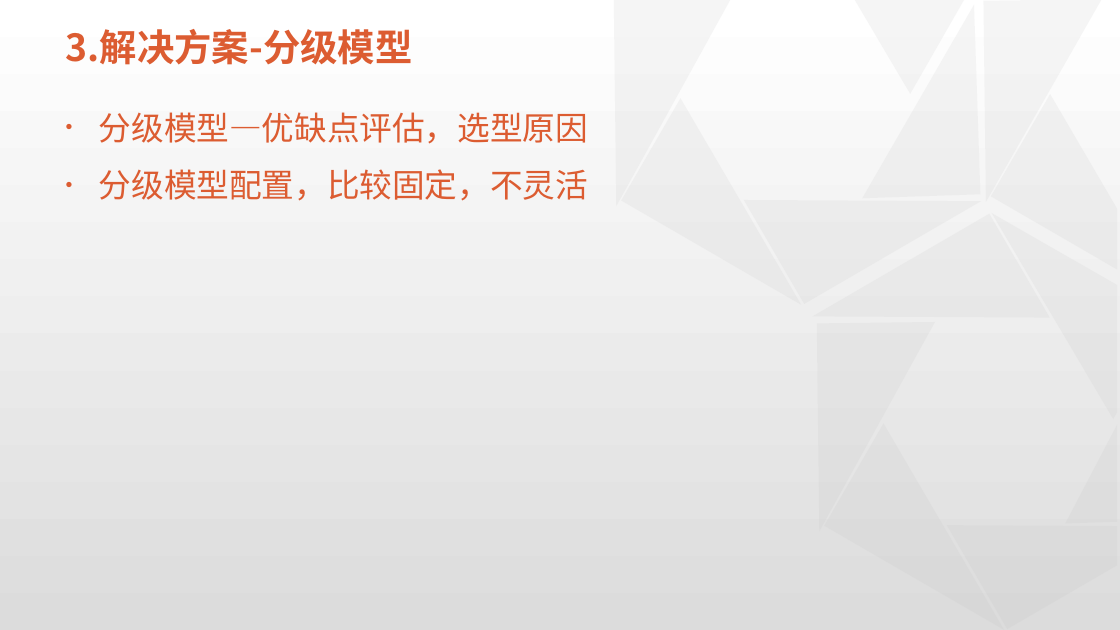
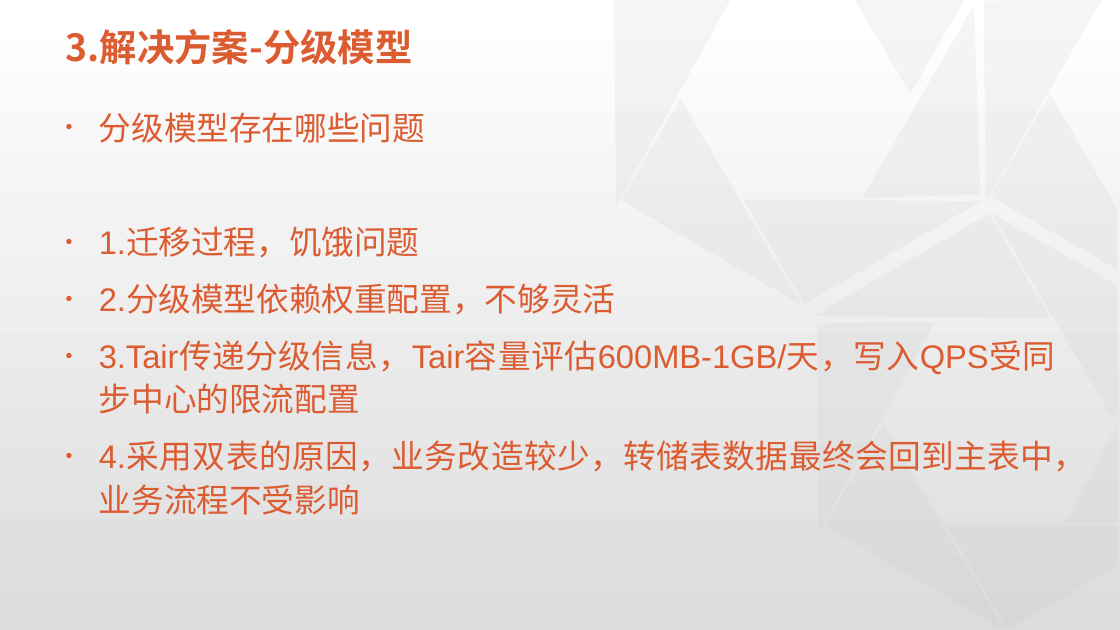
Before and after one commit to physicsLoveJava/java-miscellaneous, a slide deck: slide 14 of tech-interview/a-task/实习总结终板.pptx. Drawn at 1120x630 pixels with LibreOffice and Linux fonts; fonts in the diff are those of the drawing; background and template pictures are left out. Boxes give left, top, right and bottom in pixels: in the first picture for what was removed or moved away, otherwise in the second. Text is boxed around its words. In the diff, an @@ line names an element or a change of style, - is before the commit and + after.

Commit message:
update pptx

```diff
--- a/tech-interview/a-task/实习总结终板.pptx
+++ b/tech-interview/a-task/实习总结终板.pptx
@@ text at (99,112,1087,515): text changed @@
-• 分级模型—优缺点评估，选型原因
-• 分级模型配置，比较固定，不灵活
+• 分级模型存在哪些问题
+• 1.迁移过程，饥饿问题
+• 2.分级模型依赖权重配置，不够灵活
+• 3.Tair传递分级信息，Tair容量评估600MB-1GB/天，写入QPS受同步中心的限流配置
+• 4.采用双表的原因，业务改造较少，转储表数据最终会回到主表中，业务流程不受影响
```
Also in this commit, not shown: 6 other slides changed, 2 slides added, 2 other files.
